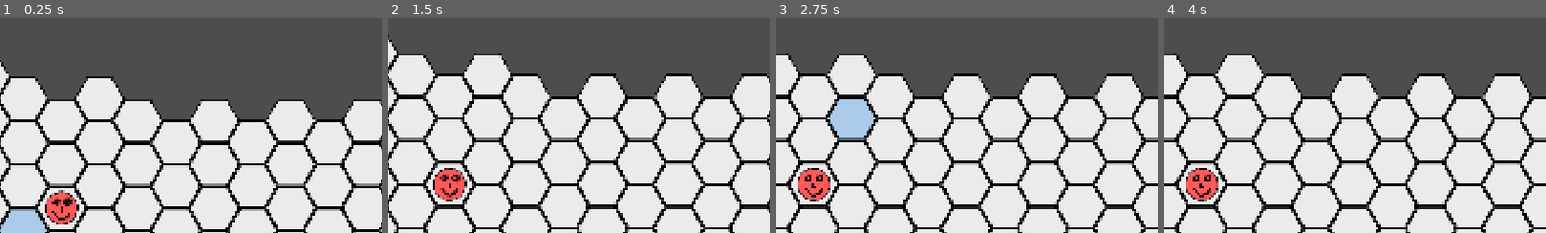
Above: before the commit, frames 1-4 (left to right).
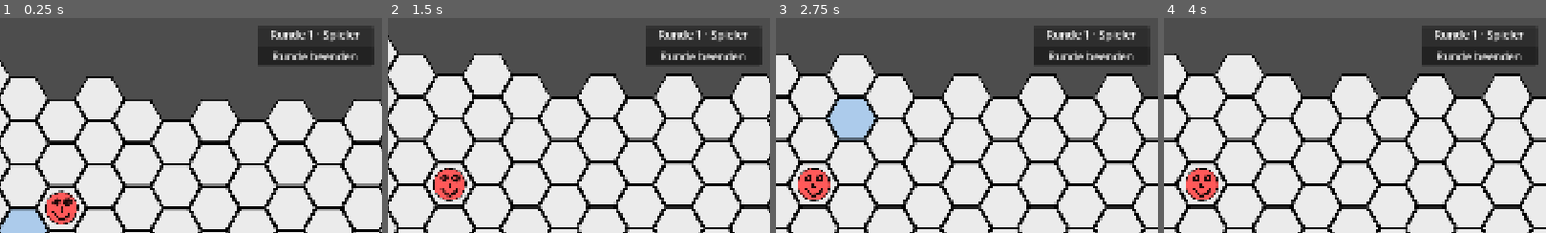
Above: after the commit, the same moments.

Repository: stefan-11/hexfield-tilemaplayer
Game: Godot game, scene res://main.tscn
Same seed, same stepped clock (60 frames per second), same inputs: the game is played once before the commit and once after it.
Inputs (mouse positions are % of the whole screen's width and height, from its top left):
- Up to frame 1 (0.25 s): no input
- Up to frame 2 (1.5 s): tap Enter at 0.5 s; move the mouse to (72, 45) at 0.52 s; tap Down (camera_down) at 0.6 s; click (72, 45) at 0.67 s; tap Space at 1.25 s; move the mouse to (30, 55) at 1.27 s; tap Left (camera_left) at 1.35 s; click (30, 55) at 1.42 s
- Up to frame 3 (2.75 s): tap Enter at 2 s; move the mouse to (60, 28) at 2.02 s; tap Right (camera_right) at 2.1 s; click (60, 28) at 2.17 s
- Up to frame 4 (4 s): tap Space at 2.75 s; move the mouse to (45, 70) at 2.77 s; tap Up (camera_up) at 2.85 s; click (45, 70) at 2.92 s; tap Enter at 3.5 s; move the mouse to (80, 65) at 3.52 s; tap Down (camera_down) at 3.6 s; click (80, 65) at 3.67 s
The pictures show only the part of the screen within x 49-99%, y 2-52%; the shares and areas given below are measured in that part.

The runs differ from the first frame. In frame 1, 5.2% of the frame differs, in the area x 67-98%, y 3-22%; in frame 2, 5.2%; in frame 3, 5.2%; in frame 4, 5.2%.

Commit message:
character movement

Diff:
--- a/characters/character.gd
+++ b/characters/character.gd
@@ -20,6 +20,8 @@
 		_snap_to_cell()
 
 var hp := 0
+## Felder, die die Figur in dieser Runde noch laufen darf.
+var moves_left := 0
 
 
 func _ready() -> void:
@@ -37,6 +39,11 @@
 		var board := get_board()
 		if board:
 			cell = board.local_to_map(board.to_local(global_position))
+
+
+## Wird zu Beginn jeder Runde aufgerufen.
+func reset_moves() -> void:
+	moves_left = type.move_range if type else 0
 
 
 func _get_configuration_warnings() -> PackedStringArray:
--- /dev/null
+++ b/highlight_layer.gd
@@ -0,0 +1,18 @@
+extends TileMapLayer
+## Overlay, das eine beliebige Menge Hex-Felder farbig hervorhebt.
+## Muss als Kind des Spielbretts (TileMapLayer) in der Szene hängen.
+
+@export var highlight_color := Color(0.4, 1.0, 0.5, 0.4)
+
+@onready var board: TileMapLayer = get_parent()
+
+
+func _ready() -> void:
+	tile_set = board.tile_set
+	modulate = highlight_color
+
+
+func show_cells(cells: Array) -> void:
+	clear()
+	for cell in cells:
+		set_cell(cell, board.get_cell_source_id(cell), board.get_cell_atlas_coords(cell))
--- a/level.gd
+++ b/level.gd
@@ -1,3 +1,4 @@
+class_name Board
 extends TileMapLayer
 ## Spielbrett eines Levels. Levelspezifische Einstellungen stehen als Exports hier.
 ## Führt außerdem Buch darüber, welcher Charakter auf welchem Feld steht.
@@ -9,6 +10,8 @@
 var _units := {}
 
 @onready var units_root: Node2D = $Units
+## Overlay für die erreichbaren Felder der ausgewählten Einheit.
+@onready var reach_layer: TileMapLayer = $Reach
 
 
 func _ready() -> void:
@@ -26,7 +29,39 @@
 	return _units.get(cell)
 
 
-func move_unit(unit: Character, to: Vector2i) -> void:
+func get_units() -> Array[Character]:
+	var units: Array[Character] = []
+	units.assign(_units.values())
+	return units
+
+
+## Alle Felder, die `unit` mit ihrer Restreichweite erreichen kann, als
+## Hex-Koordinate -> Wegkosten. Andere Figuren und Lücken im Brett blockieren.
+func get_reachable(unit: Character) -> Dictionary:
+	var costs := {unit.cell: 0}
+	var frontier: Array[Vector2i] = [unit.cell]
+	while not frontier.is_empty():
+		var current: Vector2i = frontier.pop_front()
+		var next_cost: int = costs[current] + 1
+		if next_cost > unit.moves_left:
+			continue
+		for neighbor in get_surrounding_cells(current):
+			if costs.has(neighbor) or get_cell_source_id(neighbor) == -1 or _units.has(neighbor):
+				continue
+			costs[neighbor] = next_cost
+			frontier.append(neighbor)
+	costs.erase(unit.cell)
+	return costs
+
+
+## Bewegt `unit` nach `to` und zieht die Wegkosten von der Restreichweite ab.
+## Gibt false zurück (und bewegt nichts), wenn `to` nicht erreichbar ist.
+func move_unit(unit: Character, to: Vector2i) -> bool:
+	var reachable := get_reachable(unit)
+	if not reachable.has(to):
+		return false
 	_units.erase(unit.cell)
 	unit.cell = to
+	unit.moves_left -= reachable[to]
 	_units[to] = unit
+	return true
--- a/level_base.tscn
+++ b/level_base.tscn
@@ -3,11 +3,15 @@
 [ext_resource type="TileSet" uid="uid://icjolmgce0t8" path="res://hex_tileset.tres" id="1_tileset"]
 [ext_resource type="Script" uid="uid://bdrucby46p3ou" path="res://level.gd" id="2_646pq"]
 [ext_resource type="Script" uid="uid://dbtsogq1dt2kw" path="res://hover_highlight.gd" id="2_hover"]
+[ext_resource type="Script" path="res://highlight_layer.gd" id="3_highlight"]
 
 [node name="Board" type="TileMapLayer" unique_id=1759718934]
 tile_set = ExtResource("1_tileset")
 script = ExtResource("2_646pq")
 
+[node name="Reach" type="TileMapLayer" parent="." unique_id=583194027]
+script = ExtResource("3_highlight")
+
 [node name="Hover" type="TileMapLayer" parent="." unique_id=1908978758]
 script = ExtResource("2_hover")
 
--- a/main.gd
+++ b/main.gd
@@ -1,12 +1,18 @@
 extends Node2D
-## Lädt das Level, das im Inspector unter "Level Scene" eingetragen ist.
+## Lädt das Level, das im Inspector unter "Level Scene" eingetragen ist,
+## verbindet es mit Kamera und Rundensteuerung und startet die erste Runde.
 
 @export var level_scene: PackedScene
 
 @onready var camera: Camera2D = $Camera
+@onready var turn_manager: TurnManager = $TurnManager
+@onready var player_controller: PlayerController = $PlayerController
 
 
 func _ready() -> void:
-	var board: TileMapLayer = level_scene.instantiate()
+	var board: Board = level_scene.instantiate()
 	add_child(board)
 	camera.fit_to_board(board, board.start_cell)
+	turn_manager.board = board
+	player_controller.board = board
+	turn_manager.start()
--- a/main.tscn
+++ b/main.tscn
@@ -3,6 +3,10 @@
 [ext_resource type="Script" path="res://main.gd" id="1_main"]
 [ext_resource type="PackedScene" path="res://level_01.tscn" id="2_level"]
 [ext_resource type="Script" path="res://camera.gd" id="3_camera"]
+[ext_resource type="Script" path="res://turns/turn_manager.gd" id="4_turn_manager"]
+[ext_resource type="Script" path="res://turns/player_controller.gd" id="5_player"]
+[ext_resource type="Script" path="res://turns/enemy_controller.gd" id="6_enemy"]
+[ext_resource type="PackedScene" path="res://ui/hud.tscn" id="7_hud"]
 
 [node name="Main" type="Node2D" unique_id=934658640]
 script = ExtResource("1_main")
@@ -10,3 +14,17 @@
 
 [node name="Camera" type="Camera2D" parent="."]
 script = ExtResource("3_camera")
+
+[node name="TurnManager" type="Node" parent="."]
+script = ExtResource("4_turn_manager")
+
+[node name="PlayerController" type="Node" parent="." node_paths=PackedStringArray("turn_manager")]
+script = ExtResource("5_player")
+turn_manager = NodePath("../TurnManager")
+
+[node name="EnemyController" type="Node" parent="." node_paths=PackedStringArray("turn_manager")]
+script = ExtResource("6_enemy")
+turn_manager = NodePath("../TurnManager")
+
+[node name="HUD" parent="." node_paths=PackedStringArray("turn_manager") instance=ExtResource("7_hud")]
+turn_manager = NodePath("../TurnManager")
--- /dev/null
+++ b/turns/enemy_controller.gd
@@ -0,0 +1,16 @@
+class_name EnemyController
+extends Node
+## Steuerung des Gegner-Teams. Beendet seinen Zug vorerst sofort;
+## hier kommt später die KI hinein.
+
+@export var turn_manager: TurnManager
+
+
+func _ready() -> void:
+	turn_manager.turn_started.connect(_on_turn_started)
+
+
+func _on_turn_started(team: Character.Team) -> void:
+	if team == Character.Team.ENEMY:
+		# Deferred, damit der Zugwechsel nicht mitten in der Signal-Verarbeitung passiert.
+		turn_manager.end_turn.call_deferred()
--- /dev/null
+++ b/turns/player_controller.gd
@@ -0,0 +1,60 @@
+class_name PlayerController
+extends Node
+## Steuerung des Spieler-Teams während seines Zugs:
+## Linksklick auf eine eigene Einheit wählt sie aus und zeigt ihre erreichbaren Felder,
+## Linksklick auf ein erreichbares Feld bewegt sie dorthin.
+## Rechtsklick oder Klick auf ein anderes Feld hebt die Auswahl auf.
+
+@export var turn_manager: TurnManager
+
+var board: Board
+
+var _active := false
+var _selected: Character
+## Hex-Koordinate -> Wegkosten der ausgewählten Einheit
+var _reachable := {}
+
+
+func _ready() -> void:
+	turn_manager.turn_started.connect(_on_turn_started)
+
+
+func _on_turn_started(team: Character.Team) -> void:
+	_active = team == Character.Team.PLAYER
+	_deselect()
+
+
+func _unhandled_input(event: InputEvent) -> void:
+	if not _active or not event is InputEventMouseButton or not event.pressed:
+		return
+	if event.button_index == MOUSE_BUTTON_RIGHT:
+		_deselect()
+	elif event.button_index == MOUSE_BUTTON_LEFT:
+		_on_cell_clicked(board.local_to_map(board.get_local_mouse_position()))
+	else:
+		return
+	get_viewport().set_input_as_handled()
+
+
+func _on_cell_clicked(cell: Vector2i) -> void:
+	var unit := board.get_unit_at(cell)
+	if unit and unit.team == Character.Team.PLAYER:
+		_select(unit)
+	elif _selected and _reachable.has(cell):
+		board.move_unit(_selected, cell)
+		_select(_selected)
+	else:
+		_deselect()
+
+
+func _select(unit: Character) -> void:
+	_selected = unit
+	_reachable = board.get_reachable(unit)
+	board.reach_layer.show_cells(_reachable.keys())
+
+
+func _deselect() -> void:
+	_selected = null
+	_reachable = {}
+	if board:
+		board.reach_layer.show_cells([])
--- /dev/null
+++ b/turns/turn_manager.gd
@@ -0,0 +1,36 @@
+class_name TurnManager
+extends Node
+## Verwaltet Runden und welches Team gerade am Zug ist.
+## Eine Runde besteht aus Spielerzug und Gegnerzug. Zu Beginn jeder Runde
+## bekommen alle Einheiten ihre volle Reichweite zurück.
+
+signal round_started(round_number: int)
+signal turn_started(team: Character.Team)
+
+var board: Board
+var round_number := 0
+var active_team := Character.Team.PLAYER
+
+
+func start() -> void:
+	_start_round()
+
+
+func end_turn() -> void:
+	if active_team == Character.Team.PLAYER:
+		_start_turn(Character.Team.ENEMY)
+	else:
+		_start_round()
+
+
+func _start_round() -> void:
+	round_number += 1
+	for unit in board.get_units():
+		unit.reset_moves()
+	round_started.emit(round_number)
+	_start_turn(Character.Team.PLAYER)
+
+
+func _start_turn(team: Character.Team) -> void:
+	active_team = team
+	turn_started.emit(team)
--- /dev/null
+++ b/ui/hud.gd
@@ -0,0 +1,18 @@
+extends CanvasLayer
+## Zeigt Runde und aktives Team an und bietet den Button zum Beenden des Zugs.
+
+@export var turn_manager: TurnManager
+
+@onready var turn_label: Label = $Panel/VBox/TurnLabel
+@onready var end_turn_button: Button = $Panel/VBox/EndTurnButton
+
+
+func _ready() -> void:
+	turn_manager.turn_started.connect(_on_turn_started)
+	end_turn_button.pressed.connect(turn_manager.end_turn)
+
+
+func _on_turn_started(team: Character.Team) -> void:
+	var team_name := "Spieler" if team == Character.Team.PLAYER else "Gegner"
+	turn_label.text = "Runde %d · %s" % [turn_manager.round_number, team_name]
+	end_turn_button.disabled = team != Character.Team.PLAYER
--- /dev/null
+++ b/ui/hud.tscn
@@ -0,0 +1,30 @@
+[gd_scene format=3]
+
+[ext_resource type="Script" path="res://ui/hud.gd" id="1_hud"]
+
+[node name="HUD" type="CanvasLayer"]
+script = ExtResource("1_hud")
+
+[node name="Panel" type="PanelContainer" parent="."]
+anchors_preset = 1
+anchor_left = 1.0
+anchor_right = 1.0
+offset_left = -340.0
+offset_top = 48.0
+offset_right = -48.0
+grow_horizontal = 0
+
+[node name="VBox" type="VBoxContainer" parent="Panel"]
+layout_mode = 2
+theme_override_constants/separation = 12
+
+[node name="TurnLabel" type="Label" parent="Panel/VBox"]
+layout_mode = 2
+theme_override_font_sizes/font_size = 28
+text = "Runde 1 · Spieler"
+horizontal_alignment = 1
+
+[node name="EndTurnButton" type="Button" parent="Panel/VBox"]
+layout_mode = 2
+theme_override_font_sizes/font_size = 28
+text = "Runde beenden"
Not shown, added: highlight_layer.gd.uid
Not shown, added: turns/enemy_controller.gd.uid
Not shown, added: turns/player_controller.gd.uid
Not shown, added: turns/turn_manager.gd.uid
Not shown, added: ui/hud.gd.uid
Not shown, changed: CLAUDE.md
